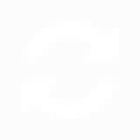
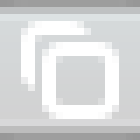
Layer changes from the first 140×140 image to the second:
added layer "Copy" above "Paste" over box(21, 21, 119, 119)
hid "Слой 4" over box(21, 21, 119, 119)
showed "Слой 2" over box(0, 0, 140, 140)
